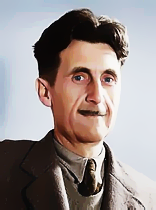
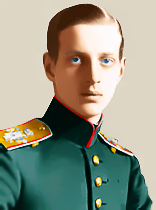
Before/after of a (156, 210) layered artwork. What changed in the layer stack:
added layer "Ebene 40" above "Ebene 39" over [0, 0, 156, 210]
added layer "Ebene 37" above "Ebene 36" over [0, 0, 156, 210]
painted on "Ebene 36" over [0, 37, 156, 210]
